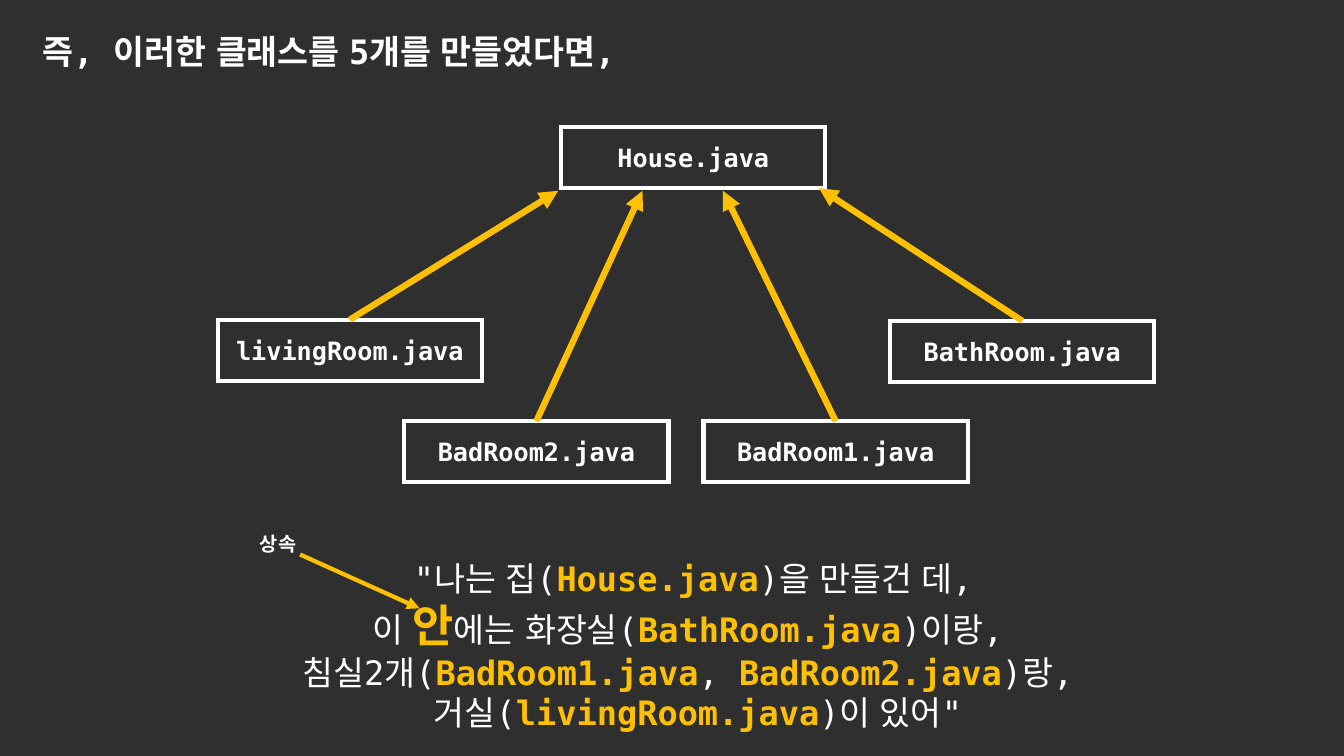
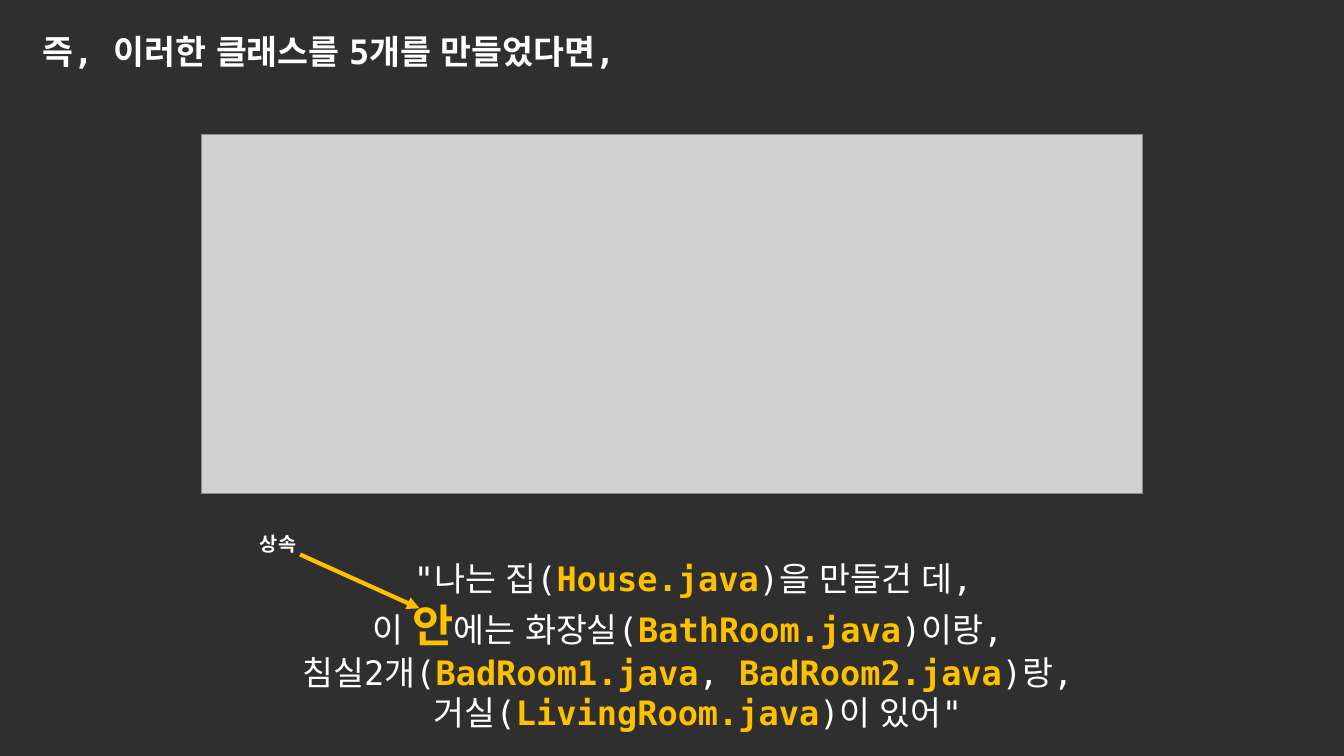
Before and after one commit to forwdevel/Full-Stack, a slide deck: slide 4 of 객체이론정리_1.pptx. Drawn at 1344x756 pixels with LibreOffice and Linux fonts; fonts in the diff are those of the drawing; grey boxes stand for pictures. Boxes give left, top, right and bottom in pixels: in the first picture for what was removed or moved away, otherwise in the second. Text is boxed around its words. In the diff, an @@ line names an element or a change of style, - is before the commit and + after.

```diff
--- a/객체이론정리_1.pptx
+++ b/객체이론정리_1.pptx
@@ picture added at [202, 134, 1142, 494] @@
@@ rectangle removed at [562, 127, 826, 189] @@
-House.java
@@ arrow removed from (350, 320) to (559, 191) @@
@@ arrow removed from (536, 421) to (642, 191) @@
@@ arrow removed from (836, 421) to (723, 191) @@
@@ arrow removed from (1022, 321) to (820, 189) @@
@@ rectangle removed at [218, 320, 482, 381] @@
-livingRoom.java
@@ rectangle removed at [890, 321, 1154, 382] @@
-BathRoom.java
@@ rectangle removed at [404, 421, 668, 483] @@
-BadRoom2.java
@@ rectangle removed at [704, 421, 968, 483] @@
-BadRoom1.java
@@ text at [434, 690, 962, 732]: text changed @@
-거실(livingRoom.java)이 있어"
+거실(LivingRoom.java)이 있어"
```
Also in this commit, not shown: 5 other slides changed, 1 slide added, 1 other file.
